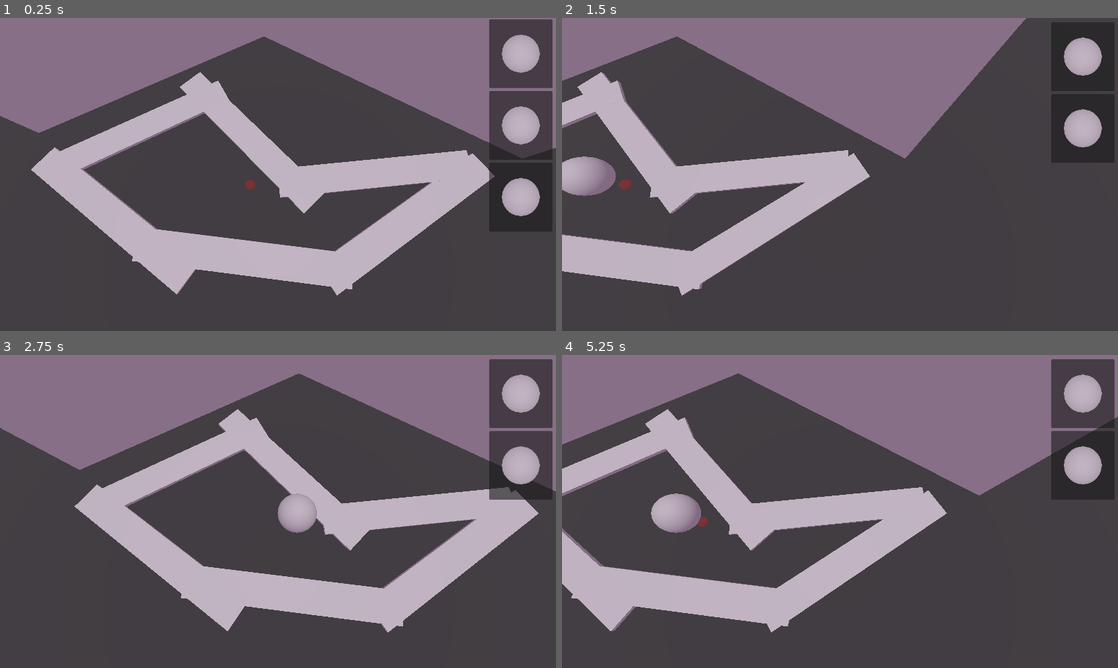
Above: before the commit, frames 1-4 (two rows, left to right).
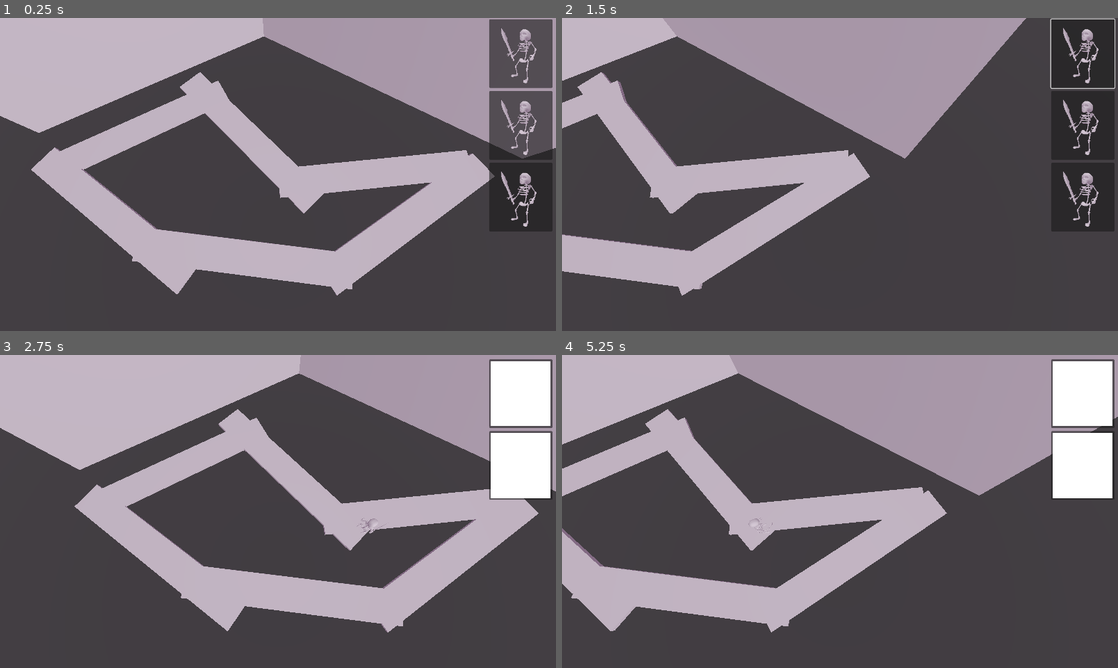
Above: after the commit, the same moments.

Repository: homexhome/TinyCreatures_LD
Game: Godot game, scene res://scenes/test_scenes/test_world.tscn
The game is run twice, just before and just after one commit, with the same random seed, the same clock (stepped at 60 frames per second) and the same inputs.
Inputs (mouse positions are in pixels of both pictures, inside the frame that each line leads up to):
- Up to frame 1 (0.25 s): no input
- Up to frame 2 (1.5 s): click (1084, 52) at 0.52 s; move the mouse to (962, 158) at 1.27 s; hold Right (ui_right) from 1.28 s (still down); click (962, 158) at 1.42 s
- Up to frame 3 (2.75 s): tap Enter at 2 s; move the mouse to (166, 527) at 2.02 s; release Right (ui_right) at 2.03 s; hold Left (ui_left) from 2.03 s (still down); click (166, 527) at 2.17 s
- Up to frame 4 (5.25 s): move the mouse to (895, 442) at 2.77 s; release Left (ui_left) at 2.78 s; hold Right (ui_right) 2.78-4.28 s; click (895, 442) at 2.92 s; move the mouse to (812, 574) at 3.52 s; click (812, 574) at 3.67 s; tap Space at 4.25 s; move the mouse to (1006, 558) at 4.27 s; hold Left (ui_left) from 4.28 s (still down); click (1006, 558) at 4.42 s; tap Enter at 5 s; move the mouse to (673, 464) at 5.02 s; click (673, 464) at 5.17 s

The runs differ from the first frame. In frame 1, 23% of the frame differs, in the area x 0-100%, y 0-89%; in frame 2, 24%; in frame 3, 25%; in frame 4, 28%.

Commit message:
Spawn skeleton mesh

Diff:
--- a/scenes/test_scenes/test_world.tscn
+++ b/scenes/test_scenes/test_world.tscn
@@ -1,10 +1,10 @@
-[gd_scene load_steps=14 format=3 uid="uid://dvpglwl63g1gk"]
+[gd_scene load_steps=15 format=3 uid="uid://dvpglwl63g1gk"]
 
 [ext_resource type="Script" path="res://scenes/test_scenes/camera_3d.gd" id="1_erffx"]
 [ext_resource type="Script" path="res://scripts/test_scripts/test_target.gd" id="1_gilvy"]
 [ext_resource type="Script" path="res://scenes/test_scenes/ui.gd" id="3_hkor4"]
+[ext_resource type="PackedScene" uid="uid://bimlqd0cjgbeh" path="res://scenes/test_scenes/Skeleton.tscn" id="4_78m61"]
 [ext_resource type="Script" path="res://scenes/test_scenes/texture_rect.gd" id="4_waaly"]
-[ext_resource type="PackedScene" uid="uid://bcwegn7lo0e28" path="res://scenes/test_scenes/test_mesh.tscn" id="5_d51ea"]
 [ext_resource type="Theme" uid="uid://bgyun6who488h" path="res://themes/ui_3d_theme.tres" id="6_xkoya"]
 
 [sub_resource type="StandardMaterial3D" id="StandardMaterial3D_hopr2"]
@@ -27,9 +27,13 @@
 ambient_light_source = 2
 ambient_light_color = Color(0.943109, 0.774977, 0.946805, 1)
 
-[sub_resource type="SphereMesh" id="SphereMesh_dewu3"]
+[sub_resource type="ViewportTexture" id="ViewportTexture_gwiky"]
+viewport_path = NodePath("UI/SubViewport")
 
-[sub_resource type="ViewportTexture" id="ViewportTexture_sofeo"]
+[sub_resource type="ViewportTexture" id="ViewportTexture_m8rud"]
+viewport_path = NodePath("UI/SubViewport")
+
+[sub_resource type="ViewportTexture" id="ViewportTexture_tg6bd"]
 viewport_path = NodePath("UI/SubViewport")
 
 [node name="test_world" type="Node3D"]
@@ -110,7 +114,6 @@
 place_to_load = NodePath("../Mobs")
 
 [node name="SubViewport" type="SubViewport" parent="UI"]
-own_world_3d = true
 transparent_bg = true
 size = Vector2i(138, 150)
 render_target_update_mode = 4
@@ -121,10 +124,8 @@
 [node name="DirectionalLight3D" type="DirectionalLight3D" parent="UI/SubViewport"]
 transform = Transform3D(1, 0, 0, 0, 1, 0, 0, 0, 1, -12.1992, 0, 3.66713)
 
-[node name="MeshInstance3D2" type="MeshInstance3D" parent="UI/SubViewport"]
-transform = Transform3D(1, 0, 0, 0, 1, 0, 0, 0, 1, -12.329, 0, -0.252417)
-mesh = SubResource("SphereMesh_dewu3")
-skeleton = NodePath("")
+[node name="Scene" parent="UI/SubViewport" instance=ExtResource("4_78m61")]
+transform = Transform3D(-0.59238, 0.129154, -0.795239, 0.214181, 0.976793, -0.000905187, 0.776667, -0.170862, -0.606296, -12.3904, -0.404044, 0.30842)
 
 [node name="ScrollContainer" type="ScrollContainer" parent="UI"]
 clip_contents = false
@@ -151,9 +152,9 @@
 [node name="Button" type="Button" parent="UI/ScrollContainer/VBoxContainer/MarginContainer" node_paths=PackedStringArray("ui")]
 layout_mode = 2
 theme = ExtResource("6_xkoya")
-icon = SubResource("ViewportTexture_sofeo")
+icon = SubResource("ViewportTexture_gwiky")
 script = ExtResource("4_waaly")
-mesh_to_inst = ExtResource("5_d51ea")
+mesh_to_inst = ExtResource("4_78m61")
 ui = NodePath("../../../..")
 
 [node name="MarginContainer2" type="MarginContainer" parent="UI/ScrollContainer/VBoxContainer"]
@@ -164,9 +165,9 @@
 [node name="Button" type="Button" parent="UI/ScrollContainer/VBoxContainer/MarginContainer2" node_paths=PackedStringArray("ui")]
 layout_mode = 2
 theme = ExtResource("6_xkoya")
-icon = SubResource("ViewportTexture_sofeo")
+icon = SubResource("ViewportTexture_m8rud")
 script = ExtResource("4_waaly")
-mesh_to_inst = ExtResource("5_d51ea")
+mesh_to_inst = ExtResource("4_78m61")
 ui = NodePath("../../../..")
 
 [node name="MarginContainer3" type="MarginContainer" parent="UI/ScrollContainer/VBoxContainer"]
@@ -177,9 +178,9 @@
 [node name="Button" type="Button" parent="UI/ScrollContainer/VBoxContainer/MarginContainer3" node_paths=PackedStringArray("ui")]
 layout_mode = 2
 theme = ExtResource("6_xkoya")
-icon = SubResource("ViewportTexture_sofeo")
+icon = SubResource("ViewportTexture_tg6bd")
 script = ExtResource("4_waaly")
-mesh_to_inst = ExtResource("5_d51ea")
+mesh_to_inst = ExtResource("4_78m61")
 ui = NodePath("../../../..")
 
 [node name="Mobs" type="Node3D" parent="."]
--- a/scenes/test_scenes/ui.gd
+++ b/scenes/test_scenes/ui.gd
@@ -12,6 +12,7 @@
 		place_to_load.add_child(new_mob)
 		new_mob.global_position = target_pos
 		active_monster_button.queue_free()
+		active_monster_button = null
 
 func active_monster_button_set(new_active_button : MonsterButton):
 	active_monster_button = new_active_button
--- a/scripts/test_scripts/test_target.gd
+++ b/scripts/test_scripts/test_target.gd
@@ -6,6 +6,9 @@
 @export var ui : UIControl
 
 var mouse_position_3D : Vector3
+
+func _ready():
+	mesh_to_take.hide()
 
 func _physics_process(delta: float) -> void:
 	var window_size = DisplayServer.window_get_size()
@@ -44,3 +47,4 @@
 	if mesh_to_take.visible and event is InputEventMouseButton and event.is_pressed():
 		if event.button_index == MOUSE_BUTTON_LEFT:
 			ui.monster_spawn_from_button(mouse_position_3D)
+			mesh_to_take.hide()
Not shown: 1 places in scenes/test_scenes/Skeleton.tscn that only renumber resources
